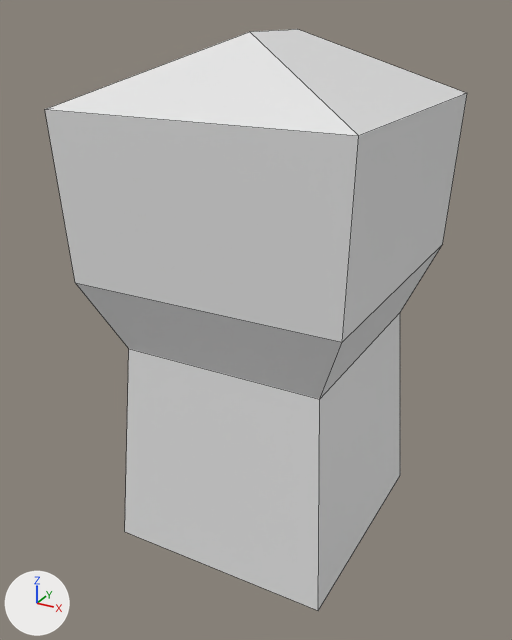
The Blender file LOD showcase/Assets/Blender/tourt.blend, before and after one commit.
One viewpoint serves both versions: a camera (50 mm lens) standing at (9.6, -18.53, 16.3) and looking at (-0.33, -0.48, 7.28). Arrows for +X, +Y and +Z are at lower left; the lights stay in place. The first picture is the older version. Mesh edges are drawn as thin lines. The same objects are shown in both versions, whatever each file hides. Objects named as collision shapes, trigger or cutter boxes, shadow casters or lower levels of detail are left out.

The older version as bpy lines, for what is in view:
```python
me_cube = bpy.data.meshes.new('Cube')
me_cube.from_pydata(...)  # 18 vertices, 16 faces; spans x -4.3..4.3, y -4.5..4.5, z 0.0..15.8
ob_lod4 = bpy.data.objects.new('LOD4', me_cube)
ob_lod4.location = (0.0, 0.0, 0.0)
```
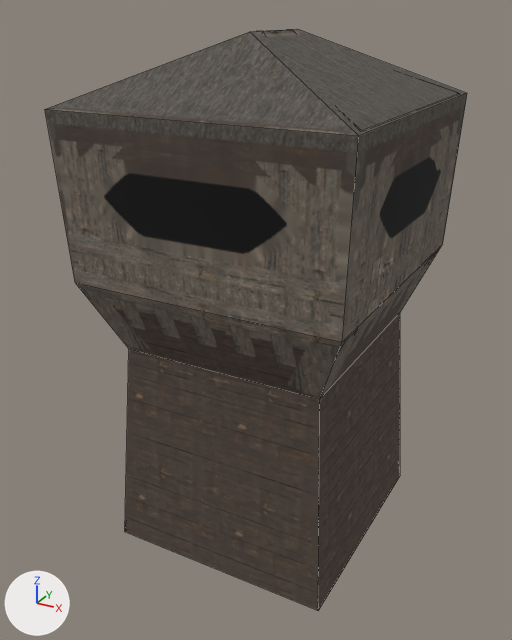
Changed parts and their boxes (x1, y1, x2, y2) in the pictures (512 x 640 px):
'LOD4', recoloured, surface changed (darker): (45, 29, 467, 611) in both
'watchtower_LOD0', added (mostly hidden): after (260, 30, 296, 34)

Edits to the bpy script that builds the scene:
```text
Add img_lod34:
    img_lod34 = load_image('LOD34', '../materials/textures/watchtower_LOD34.png', 1024, 1024, 'sRGB')
Add img_window_png:
    img_window_png = load_image('window.png', '../materials/textures/window.png', 1024, 1024, 'sRGB')
Add img_sheet_1k_diff_png:
    img_sheet_1k_diff_png = load_image('sheet_1k_diff.png', '../materials/textures/sheet_1k_diff.png', 1024, 5120, 'sRGB')
Add img_sheet_1k_normal_png:
    img_sheet_1k_normal_png = load_image('sheet_1k_normal.png', '../materials/textures/sheet_1k_normal.png', 1024, 5120, 'Non-Color')
Add img_sheet_1k_displacement_png:
    img_sheet_1k_displacement_png = load_image('sheet_1k_displacement.png', '../materials/textures/sheet_1k_displacement.png', 1024, 5120, 'Non-Color')
Add img_weathered_planks_diff_1k_jpg:
    img_weathered_planks_diff_1k_jpg = load_image('weathered_planks_diff_1k.jpg', '../materials/textures/weathered_planks_diff_1k.jpg', 1024, 1024, 'sRGB')
Add img_weathered_planks_disp_1k_png:
    img_weathered_planks_disp_1k_png = load_image('weathered_planks_disp_1k.png', '../materials/textures/weathered_planks_disp_1k.png', 1024, 1024, 'Non-Color')
Add mat_lod34:
    mat_lod34 = principled_material('LOD34')
    mat_lod34.texture = img_lod34
    mat_lod34.roughness = 1.0
Add mat_window:
    mat_window = principled_material('window')
    mat_window.texture = img_window_png
    mat_window.roughness = 1.0
Add mat_sheet:
    mat_sheet = bpy.data.materials.new('sheet')
    # uses the picture img_sheet_1k_diff_png
    # uses the picture img_sheet_1k_displacement_png
    # uses the picture img_sheet_1k_normal_png
Add mat_planks:
    mat_planks = bpy.data.materials.new('Planks')
    # uses the picture img_weathered_planks_diff_1k_jpg
    # uses the picture img_weathered_planks_disp_1k_png
Change me_cube:
    where me_cube.from_pydata(...)  # 18 vertices, 16 faces; spans x -4.3..4.3, y -4.5..4.5, z 0.0..15.8
    used by ob_lod4; location = (0.0, 0.0, 0.0)
    me_cube part 1: texture (UV) coordinates of 16 of 16 faces, centred in x -4.2..4.2, y -4.4..4.4, z 3.4..14.8, changed; they spanned u 0.38..0.62, v 0.0..1.0 and now span u 0.0..0.73, v 0.0..0.75
    add me_cube.materials.append(mat_lod34)  # picture img_lod34
Add me_cube_147:
    me_cube_147.from_pydata(...)  # 1706 vertices, 938 faces; spans x -4.2..4.2, y -4.2..4.2, z 0.0..15.8
    # faces by material slot: [885, 1, 52]
    me_cube_147.materials.append(mat_sheet)
    me_cube_147.materials.append(mat_window)  # picture img_window_png
    me_cube_147.materials.append(mat_planks)
Add ob_watchtower_lod0:
    ob_watchtower_lod0 = bpy.data.objects.new('watchtower_LOD0', me_cube_147)
    ob_watchtower_lod0.location = (0.0, 0.0, 0.0)
```
